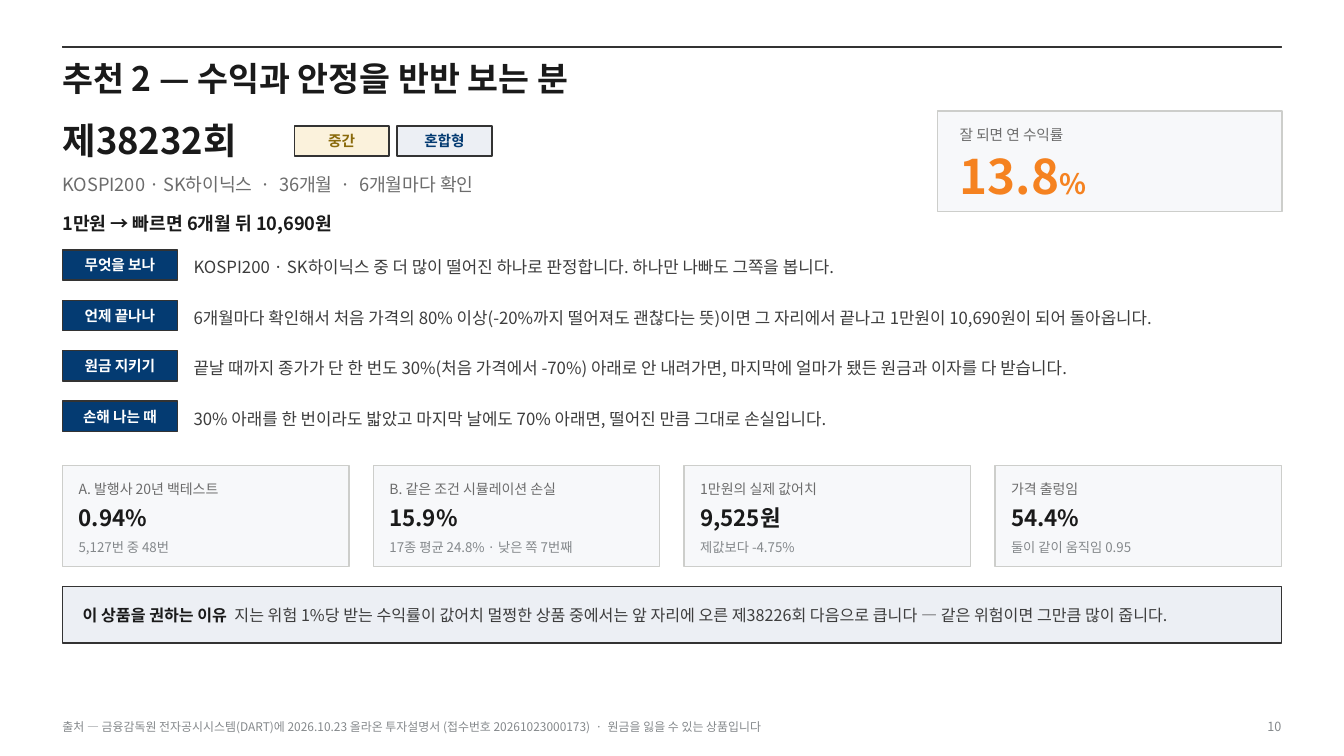
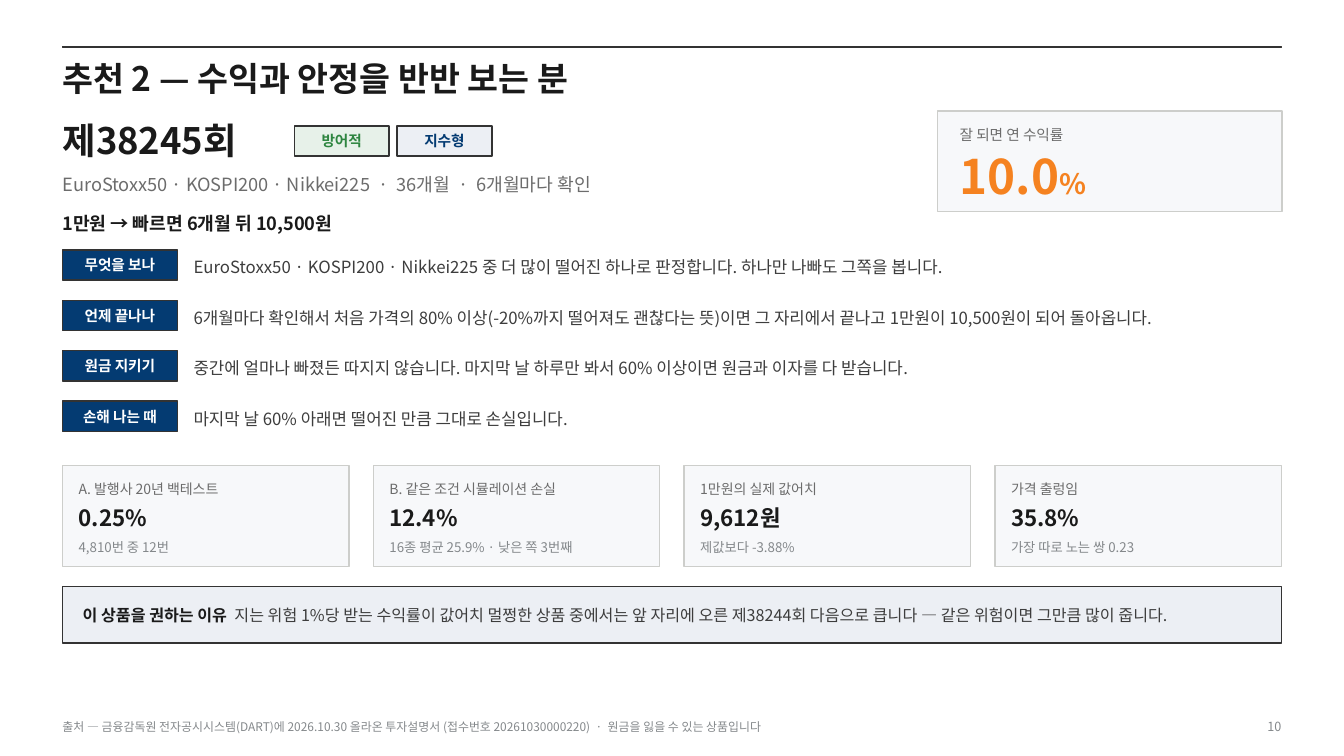
Before and after one commit to hanaroline/work_1, a slide deck: slide 10 of els-analysis-deck.pptx. Drawn at 1344x756 pixels with LibreOffice and Linux fonts; fonts in the diff are those of the drawing. Boxes give left, top, right and bottom in pixels: in the first picture for what was removed or moved away, otherwise in the second. Text is boxed around its words. In the diff, an @@ line names an element or a change of style, - is before the commit and + after.

```diff
--- a/els-analysis-deck.pptx
+++ b/els-analysis-deck.pptx
@@ text at box(63, 123, 238, 158): text changed @@
-제38232회
+제38245회
@@ rectangle at box(294, 126, 389, 156): fill #FBF2DC to #E7F1E9 @@
@@ text at box(322, 133, 362, 148): text changed; text colour #8A6A0B to #2E8540 @@
-중간
+방어적
@@ text at box(424, 133, 464, 148): text changed @@
-혼합형
+지수형
@@ text at box(62, 176, 590, 193): text changed @@
-KOSPI200 · SK하이닉스 · 36개월 · 6개월마다 확인
+EuroStoxx50 · KOSPI200 · Nikkei225 · 36개월 · 6개월마다 확인
@@ text at box(960, 158, 1060, 195): text changed @@
-13.8%
+10.0%
@@ text at box(62, 214, 332, 234): text changed @@
-1만원 → 빠르면 6개월 뒤 10,690원
+1만원 → 빠르면 6개월 뒤 10,500원
@@ text at box(194, 259, 942, 275): text changed @@
-KOSPI200 · SK하이닉스 중 더 많이 떨어진 하나로 판정합니다. 하나만 나빠도 그쪽을 봅니다.
+EuroStoxx50 · KOSPI200 · Nikkei225 중 더 많이 떨어진 하나로 판정합니다. 하나만 나빠도 그쪽을 봅니다.
@@ text at box(194, 310, 1152, 327): text changed @@
-6개월마다 확인해서 처음 가격의 80% 이상(-20%까지 떨어져도 괜찮다는 뜻)이면 그 자리에서 끝나고 1만원이 10,690원이 되어 돌아옵니다.
+6개월마다 확인해서 처음 가격의 80% 이상(-20%까지 떨어져도 괜찮다는 뜻)이면 그 자리에서 끝나고 1만원이 10,500원이 되어 돌아옵니다.
@@ text at box(194, 360, 908, 376): text changed @@
-끝날 때까지 종가가 단 한 번도 30%(처음 가격에서 -70%) 아래로 안 내려가면, 마지막에 얼마가 됐든 원금과 이자를 다 받습니다.
+중간에 얼마나 빠졌든 따지지 않습니다. 마지막 날 하루만 봐서 60% 이상이면 원금과 이자를 다 받습니다.
@@ text at box(194, 411, 568, 427): text changed @@
-30% 아래를 한 번이라도 밟았고 마지막 날에도 70% 아래면, 떨어진 만큼 그대로 손실입니다.
+마지막 날 60% 아래면 떨어진 만큼 그대로 손실입니다.
@@ text at box(79, 509, 147, 527): text changed @@
-0.94%
+0.25%
@@ text at box(389, 509, 457, 527): text changed @@
-15.9%
+12.4%
@@ text at box(700, 507, 781, 531): text changed @@
-9,525원
+9,612원
@@ text at box(1011, 509, 1079, 527): text changed @@
-54.4%
+35.8%
@@ text at box(79, 541, 169, 554): text changed @@
-5,127번 중 48번
+4,810번 중 12번
@@ text at box(389, 541, 573, 553): text changed @@
-17종 평균 24.8% · 낮은 쪽 7번째
+16종 평균 25.9% · 낮은 쪽 3번째
@@ text at box(700, 541, 795, 553): text changed @@
-제값보다 -4.75%
+제값보다 -3.88%
@@ text at box(1011, 541, 1134, 553): text changed @@
-둘이 같이 움직임 0.95
+가장 따로 노는 쌍 0.23
@@ text at box(83, 607, 1167, 623): text changed @@
-이 상품을 권하는 이유 지는 위험 1%당 받는 수익률이 값어치 멀쩡한 상품 중에서는 앞 자리에 오른 제38226회 다음으로 큽니다 — 같은 위험이면 그만큼 많이 줍니다.
+이 상품을 권하는 이유 지는 위험 1%당 받는 수익률이 값어치 멀쩡한 상품 중에서는 앞 자리에 오른 제38244회 다음으로 큽니다 — 같은 위험이면 그만큼 많이 줍니다.
@@ text at box(62, 721, 761, 733): text changed @@
-출처 — 금융감독원 전자공시시스템(DART)에 2026.10.23 올라온 투자설명서 (접수번호 20261023000173) · 원금을 잃을 수 있는 상품입니다
+출처 — 금융감독원 전자공시시스템(DART)에 2026.10.30 올라온 투자설명서 (접수번호 20261030000220) · 원금을 잃을 수 있는 상품입니다
```
Also in this commit, not shown: 15 other slides changed, 22 other files.
